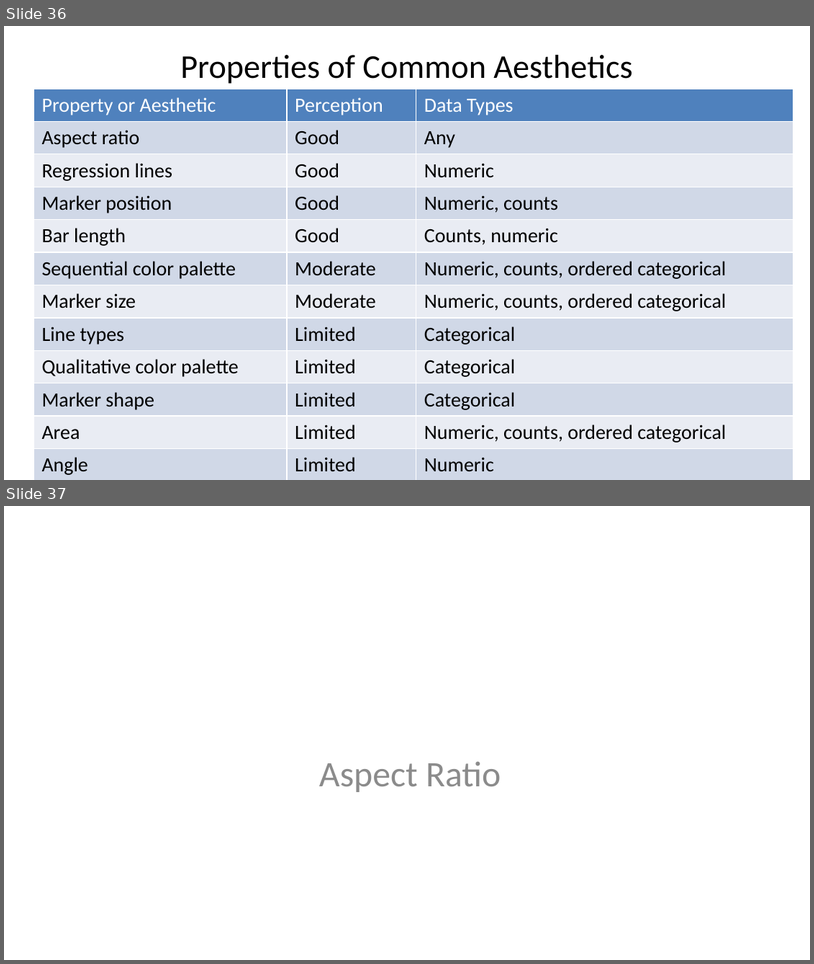
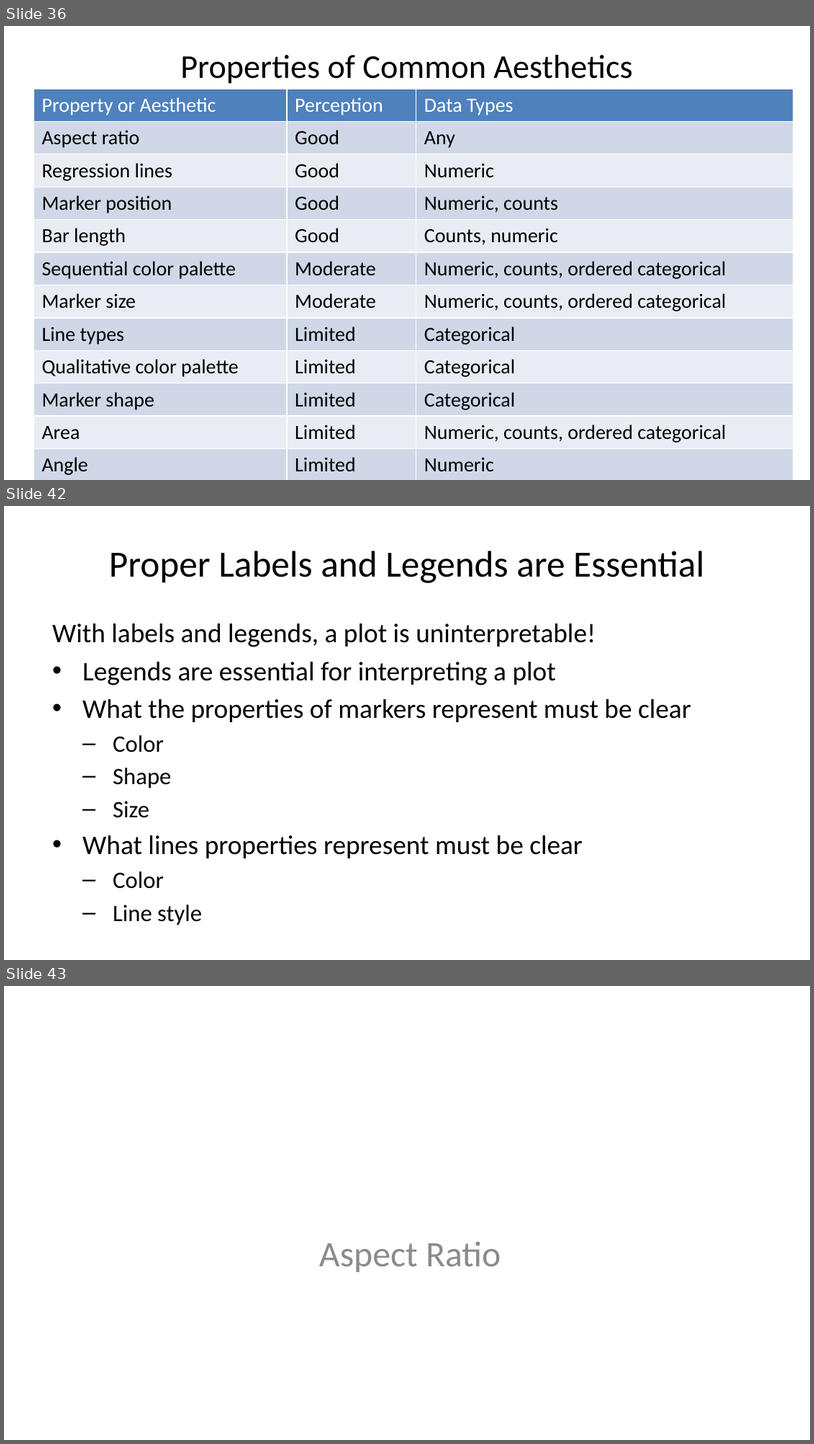
Before and after one commit to StephenElston/CSCI-E-83, a slide deck: LectureSlides/01_PreceptionForScientificVisualization.pptx. Shown one above the other, each under a label of ours: slides 36 and 37 before the commit, slides 36, 42 and 43 after it; the slides between them are not shown. The pictures are 814x964 and 814x1444 pixels, drawn with LibreOffice and Linux fonts; fonts in the diff are those of the drawing. Boxes give left, top, right and bottom in pixels: in the first picture for what was removed or moved away, otherwise in the second. Text is boxed around its words. In the diff, an @@ line names an element or a change of style, - is before the commit and + after.

Commit message:
Added sections on plot clutter and labels

```diff
--- a/LectureSlides/01_PreceptionForScientificVisualization.pptx
+++ b/LectureSlides/01_PreceptionForScientificVisualization.pptx
@@ slide 42 added at box(4, 506, 810, 960), background #FFFFFF @@
@@ title added at box(109, 551, 705, 583), 33 pt, text #000000 @@
+Proper Labels and Legends are Essential
@@ text added at box(52, 623, 692, 925), 24 pt, text #000000 @@
+With labels and legends, a plot is uninterpretable!
+• Legends are essential for interpreting a plot
+• What the properties of markers represent must be clear
+  – Color
+  – Shape
+  – Size
+• What lines properties represent must be clear
+  – Color
+  – Line style
@@ what was slide 37 is now slide 43 @@
```
Also in this commit, not shown: 4 slides changed, 5 other slides added.
